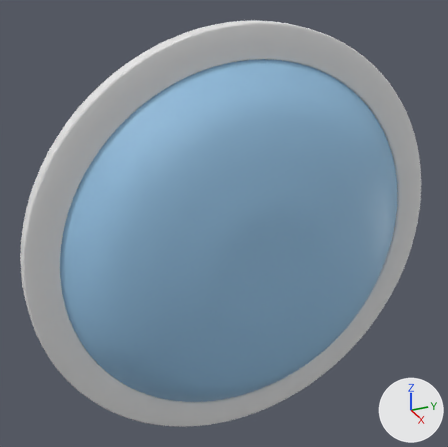
The FBX model Models/FBX/FBX_WasherDryer_Door.fbx as it was, and as the next commit left it.
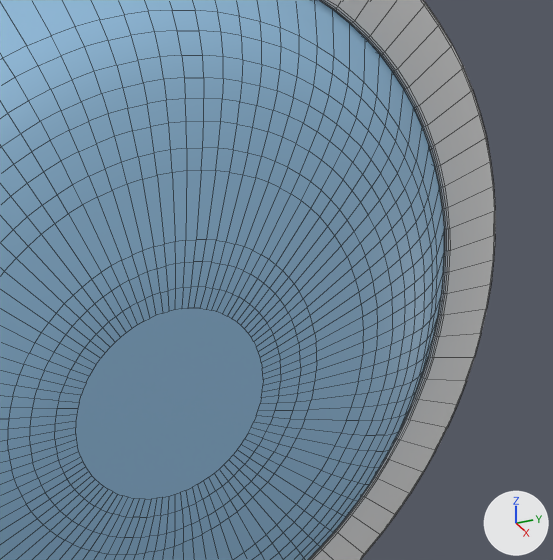
Each version is shown whole from a camera (50 mm lens) standing at (0.857, -0.44, 0.494) and looking at (-0.033, -0.04, 0.05), then close up on the part from 43% to 100% of the width and 18% to 76% of the height. The lights are fixed; the arrows at lower right show +X, +Y and +Z. The close-ups show mesh edges as thin lines. Vertices at the same position are counted once.

Names of what the first close-up shows: 'WasherDryer_Door'.
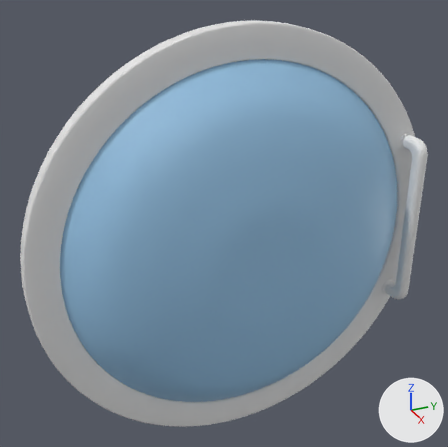
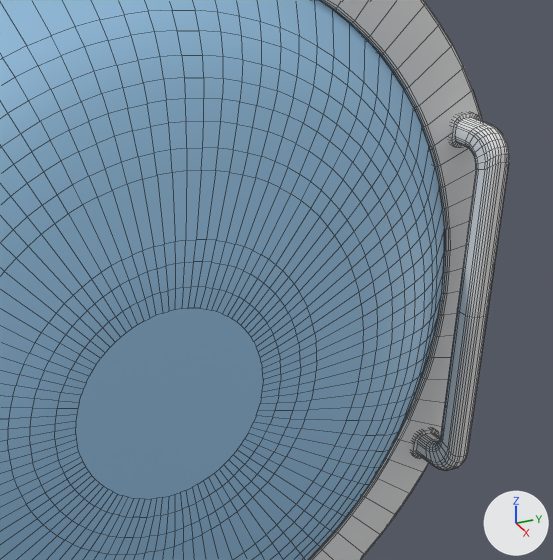
The newer file is also turned or shifted as a whole; pictures and numbers use the older file's frame.

What differs and where, as boxes (x1, y1, x2, y2) in the close-ups (553 x 560 px):
'WasherDryer_Door', reshaped
    before: (0, 0, 495, 560)
    after: (0, 0, 509, 560)
part 1 of me_cube_014, added
    after: (412, 113, 509, 471)

The edits, one by one:
me_cube_014 is used by ob_washerdryer_door; location (-0.0465, -0.3808, 0.0).
me_cube_014 had 2304 vertices, 2209 faces and spanned x 0.0..0.113, y 0.0..0.762, z -0.381..0.381.
me_cube_014 now has 2892 vertices, 2769 faces and spans x 0.0..0.113, y 0.0..0.762, z -0.381..0.381.
me_cube_014 part 1: a new loose piece of 588 vertices spanning x 0.026..0.081, y 0.69..0.719, z -0.17..0.17, in mat_metal_010 (white #e7e7e7).
